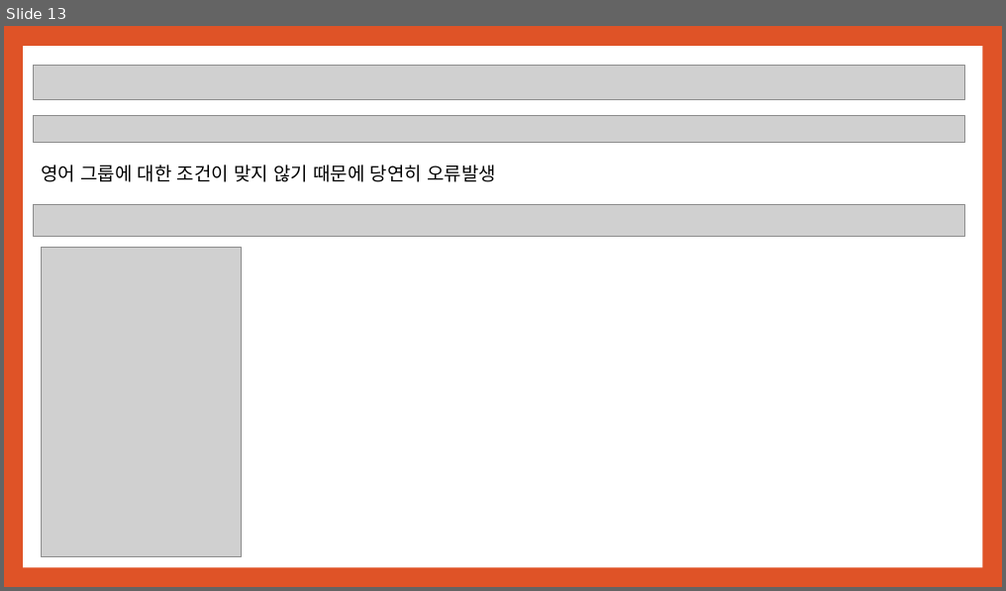
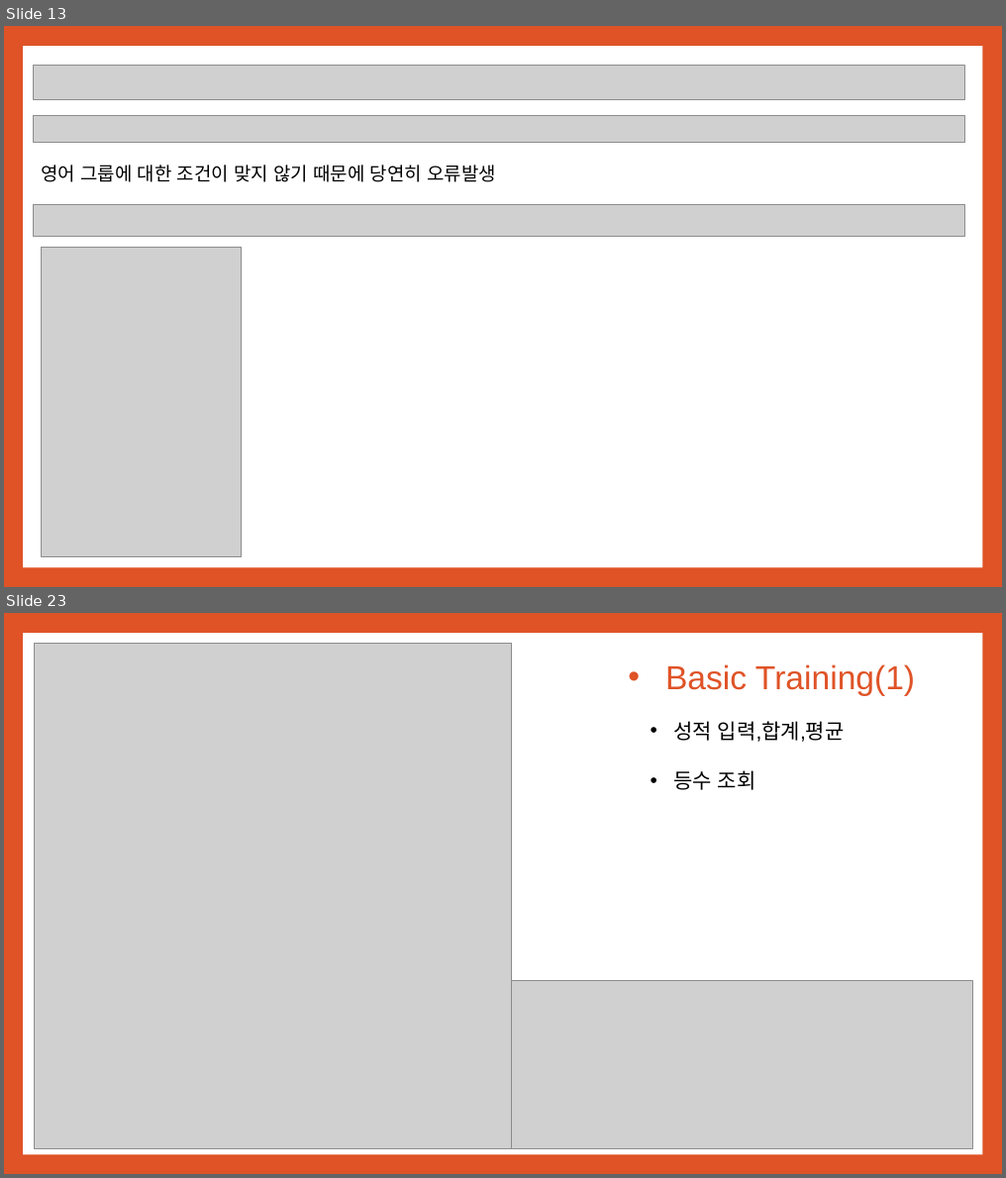
Before and after one commit to noheul1030/KOPO-database, a slide deck: 과제PPT/데이터베이스 3강.pptx. Shown one above the other, each under a label of ours: slide 13 before the commit, slides 13 and 23 after it; the slides between them are not shown. The pictures are 1006x591 and 1006x1178 pixels, drawn with LibreOffice and Linux fonts; fonts in the diff are those of the drawing; grey boxes stand for pictures. Boxes give left, top, right and bottom in pixels: in the first picture for what was removed or moved away, otherwise in the second. Text is boxed around its words. In the diff, an @@ line names an element or a change of style, - is before the commit and + after.

```diff
--- a/과제PPT/데이터베이스 3강.pptx
+++ b/과제PPT/데이터베이스 3강.pptx
@@ slide 23 added at [4,613,1002,1174], background #DF5327; not listed: 1 template element that a slide beside it also shows @@
@@ picture added at [34,643,512,1149] @@
@@ text added at [665,664,915,696], 32 pt, text #DF5327 @@
+• Basic Training(1)
@@ text added at [673,721,845,790], 20 pt, text #000000 @@
+• 성적 입력,합계,평균
+• 등수 조회
@@ picture added at [512,981,973,1149] @@
```
Also in this commit, not shown: 2 slides changed, 22 other slides added, 14 slides removed.
